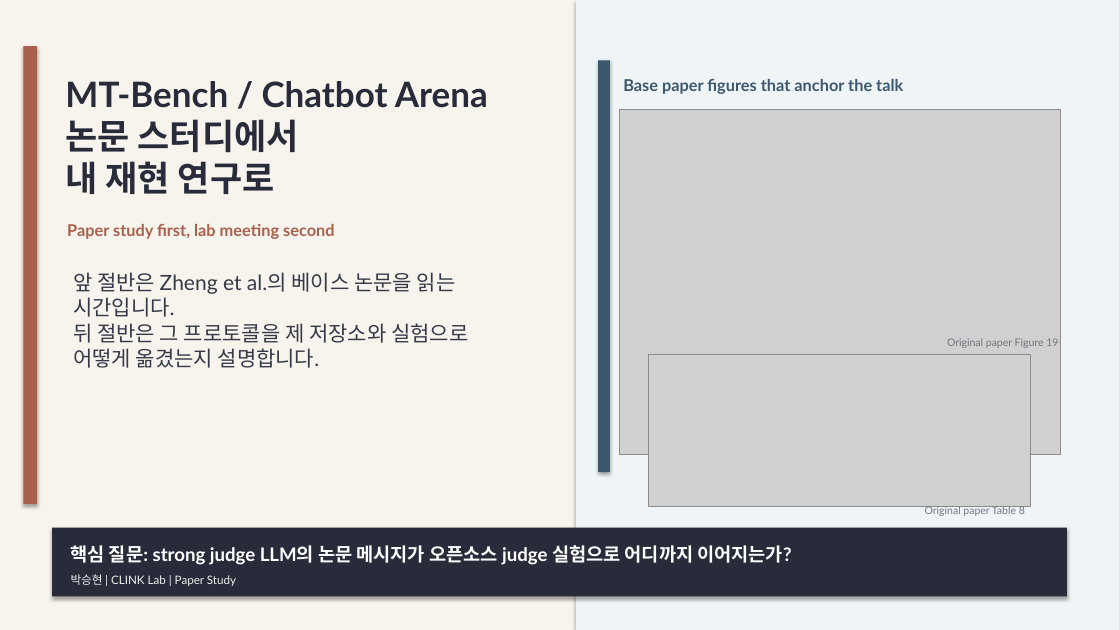
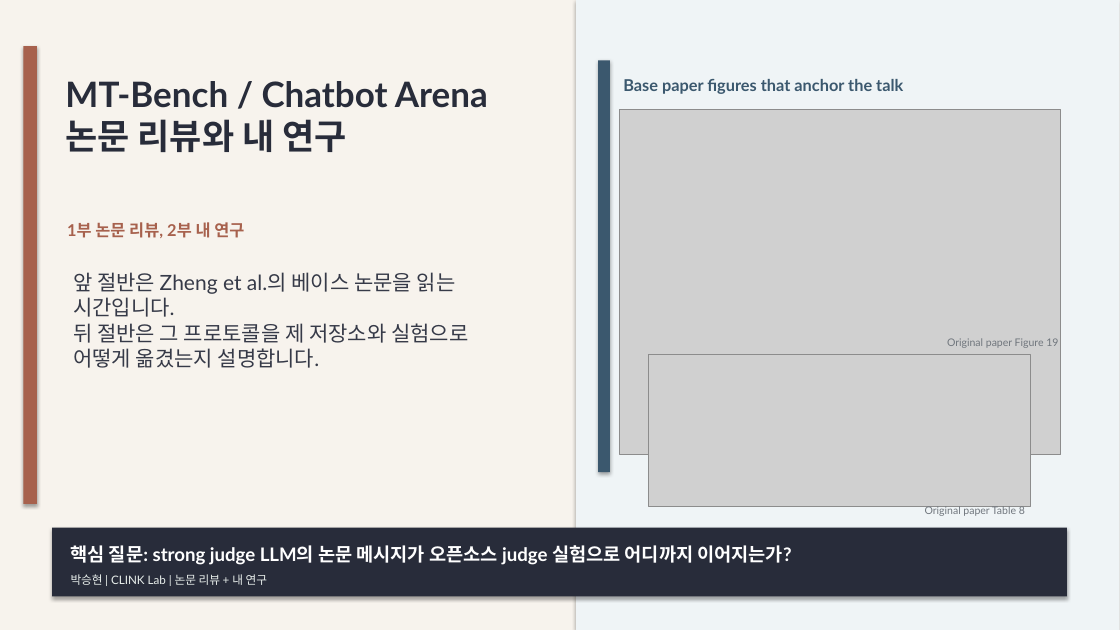
Before and after one commit to kook222/mt_bench_repro, a slide deck: slide 1 of presentation/mt_bench_paper_study.pptx. Drawn at 1120x630 pixels with LibreOffice and Linux fonts; fonts in the diff are those of the drawing; grey boxes stand for pictures. Boxes give left, top, right and bottom in pixels: in the first picture for what was removed or moved away, otherwise in the second. Text is boxed around its words. In the diff, an @@ line names an element or a change of style, - is before the commit and + after.

Commit message:
refine paper-review deck narrative

```diff
--- a/presentation/mt_bench_paper_study.pptx
+++ b/presentation/mt_bench_paper_study.pptx
@@ text at [65, 81, 488, 152]: text changed @@
-MT-Bench / Chatbot Arena
-논문 스터디에서
-내 재현 연구로
+MT-Bench / Chatbot Arena
+논문 리뷰와 내 연구
@@ text at [67, 222, 244, 238]: text changed @@
-Paper study first, lab meeting second
+1부 논문 리뷰, 2부 내 연구
@@ text at [71, 574, 267, 585]: text changed @@
-박승현 | CLINK Lab | Paper Study
+박승현 | CLINK Lab | 논문 리뷰 + 내 연구
```
Also in this commit, not shown: 13 other slides changed, 2 slides added, 4 slides removed, 2 other files.
